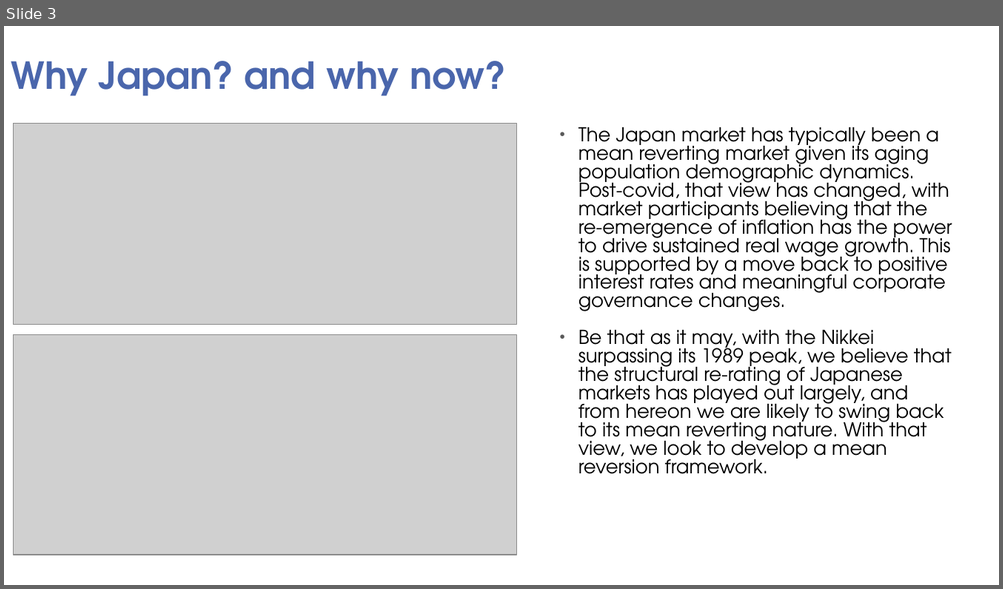
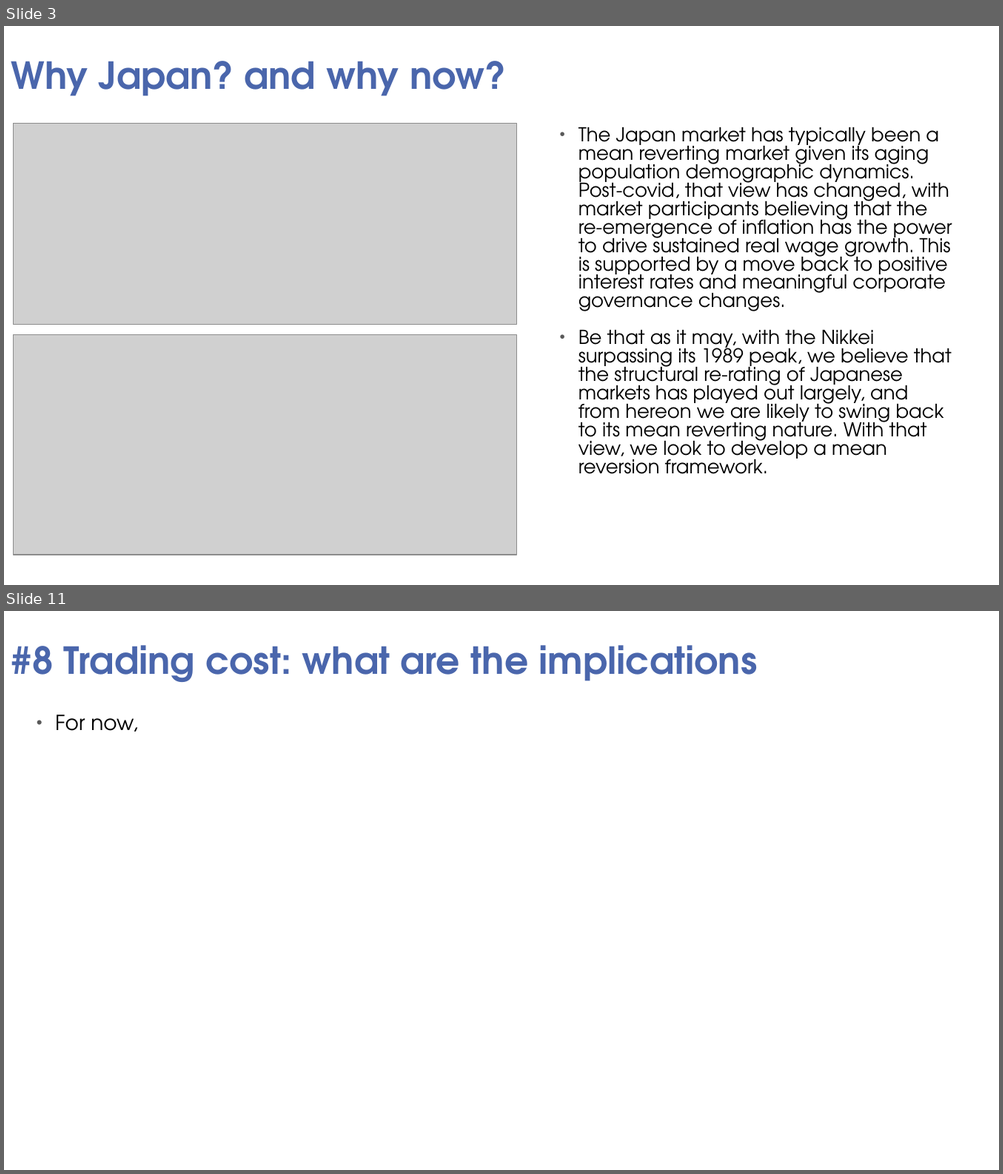
Before and after one commit to HHH0808/SMU-QTS, a slide deck: QTS project presentation.pptx. Shown one above the other, each under a label of ours: slide 3 before the commit, slides 3 and 11 after it; the slides between them are not shown. The pictures are 1003x589 and 1003x1174 pixels, drawn with LibreOffice and Linux fonts; fonts in the diff are those of the drawing; grey boxes stand for pictures; background and template pictures are left out. Boxes give left, top, right and bottom in pixels: in the first picture for what was removed or moved away, otherwise in the second. Text is boxed around its words. In the diff, an @@ line names an element or a change of style, - is before the commit and + after.

```diff
--- a/QTS project presentation.pptx
+++ b/QTS project presentation.pptx
@@ slide 11 added at box(4, 611, 999, 1170), background picture (left out) @@
@@ title added at box(11, 645, 757, 682), 36 pt, text #4A66AC, bold @@
+#8 Trading cost: what are the implications
@@ text added at box(55, 715, 138, 732), 20 pt, text #000000 @@
+• For now,
```
Also in this commit, not shown: 5 slides changed, 6 other slides added, 5 slides removed.
